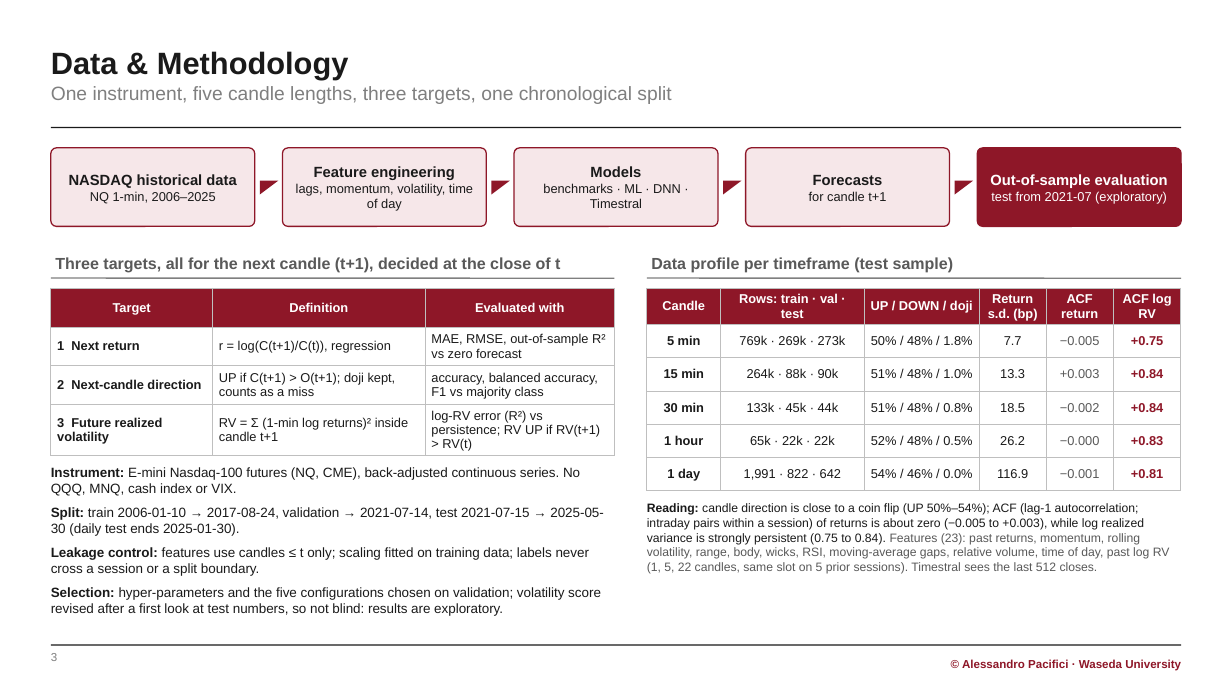
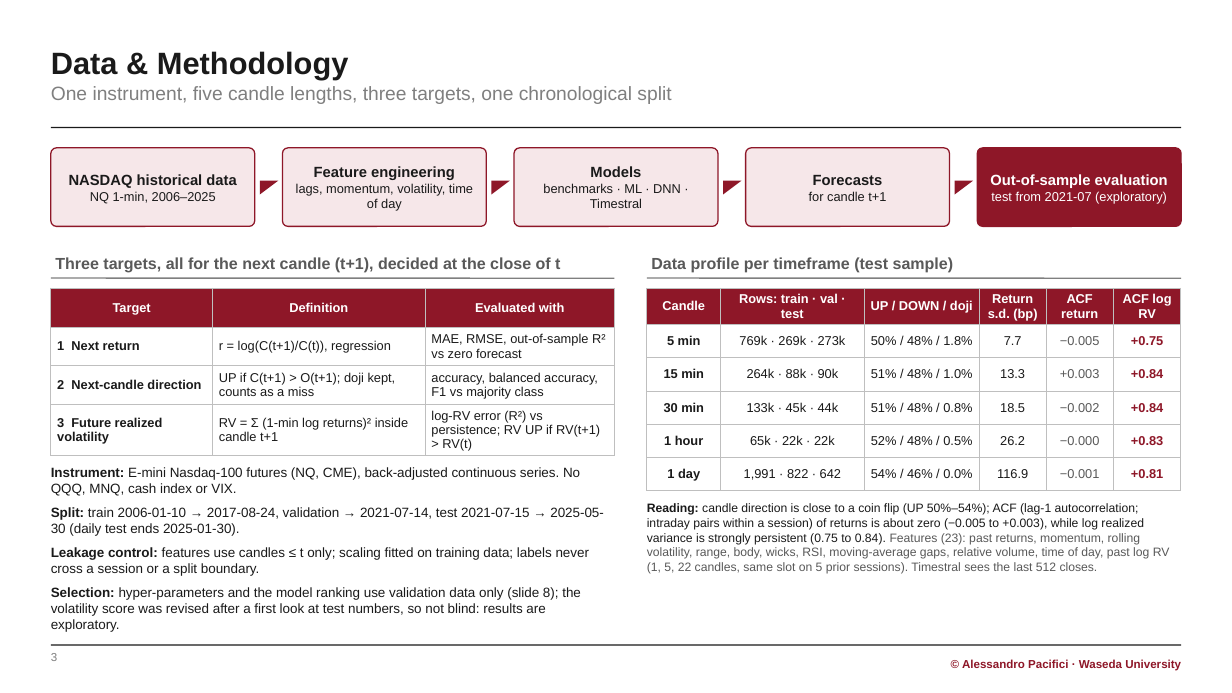
Before and after one commit to Paciooo/Project_ai_ML_bigdata, a slide deck: slide 3 of presentation/NASDAQ_multitarget_report.pptx. Drawn at 1232x693 pixels with LibreOffice and Linux fonts; fonts in the diff are those of the drawing. Boxes give left, top, right and bottom in pixels: in the first picture for what was removed or moved away, otherwise in the second. Text is boxed around its words. In the diff, an @@ line names an element or a change of style, - is before the commit and + after.

```diff
--- a/presentation/NASDAQ_multitarget_report.pptx
+++ b/presentation/NASDAQ_multitarget_report.pptx
@@ text at [51, 587, 581, 632]: text changed @@
-▪ Selection: hyper-parameters and the five configurations chosen on validation; volatility score revised after a first look at test numbers, so not blind: results are exploratory.
+▪ Selection: hyper-parameters and the model ranking use validation data only (slide 8); the volatility score was revised after a first look at test numbers, so not blind: results are exploratory.
```
Also in this commit, not shown: 7 other slides changed, 9 other files.
